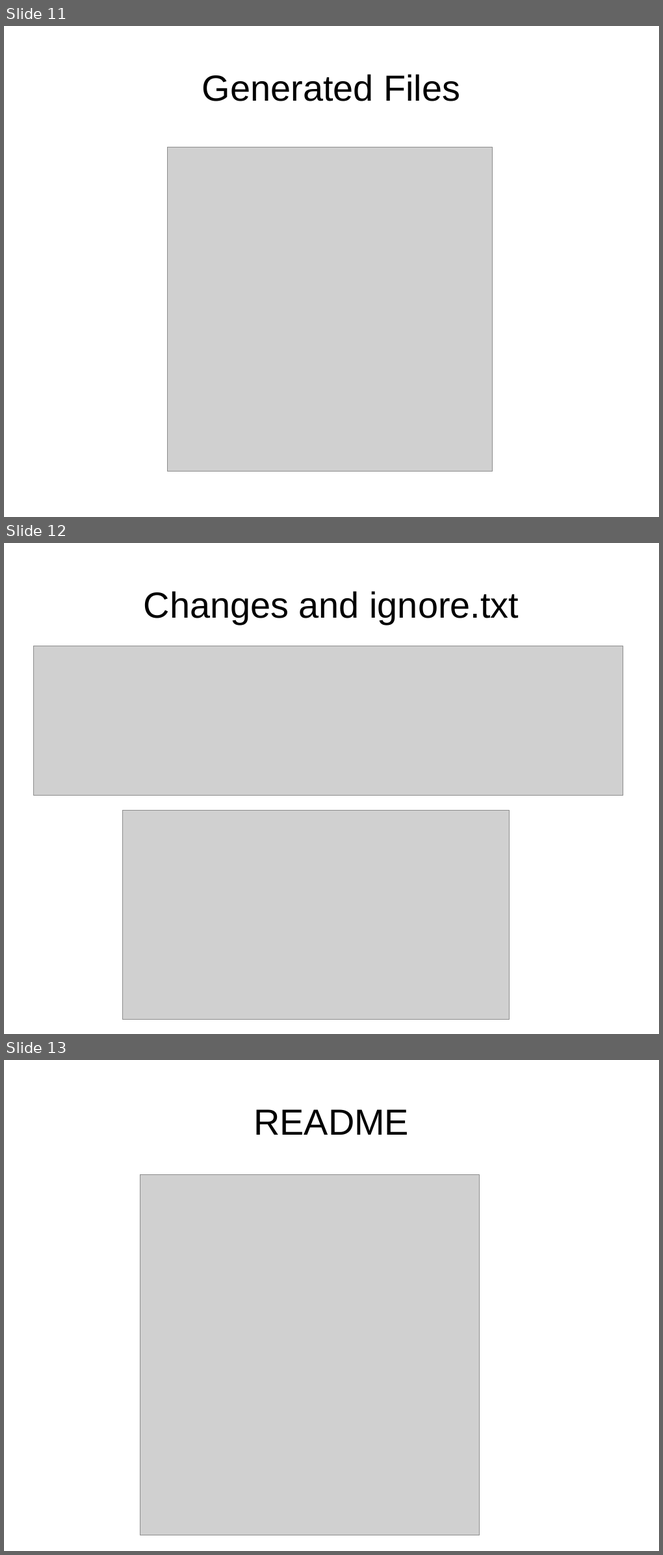
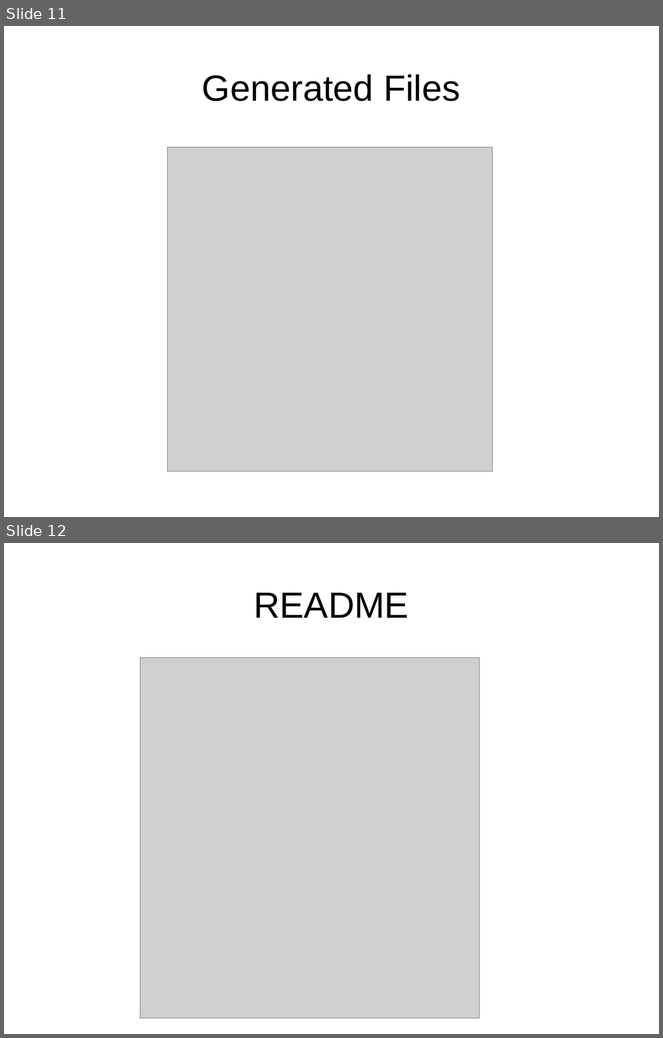
Before and after one commit to genehack/perl-beginner-talks, a slide deck: intro-to-cpan-creating-and-uploading/BeginnersGuideToCreatingAndUploadingCPANModules.odp. Shown one above the other, each under a label of ours: slides 11, 12 and 13 before the commit, slides 11 and 12 after it. The pictures are 663x1555 and 663x1038 pixels, drawn with LibreOffice and Linux fonts; fonts in the diff are those of the drawing; grey boxes stand for pictures. Boxes give left, top, right and bottom in pixels: in the first picture for what was removed or moved away, otherwise in the second. Text is boxed around its words. In the diff, an @@ line names an element or a change of style, - is before the commit and + after.

Commit message:
Remove slide on ignore.txt

```diff
--- a/intro-to-cpan-creating-and-uploading/BeginnersGuideToCreatingAndUploadingCPANModules.odp
+++ b/intro-to-cpan-creating-and-uploading/BeginnersGuideToCreatingAndUploadingCPANModules.odp
@@ slide 12 removed at [4,543,659,1034], background #FFFFFF @@
@@ title removed at [144,591,519,624] @@
-Changes and ignore.txt
@@ picture removed at [34,646,623,796] @@
@@ picture removed at [123,811,509,1020] @@
@@ what was slide 13 is now slide 12 @@
```
Also in this commit, not shown: 1 slide changed.
